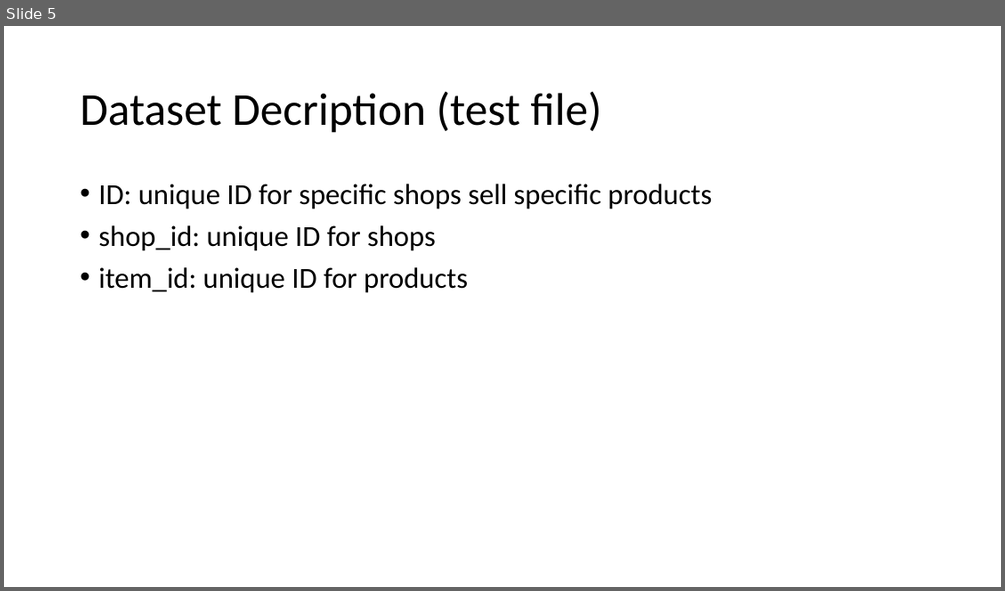
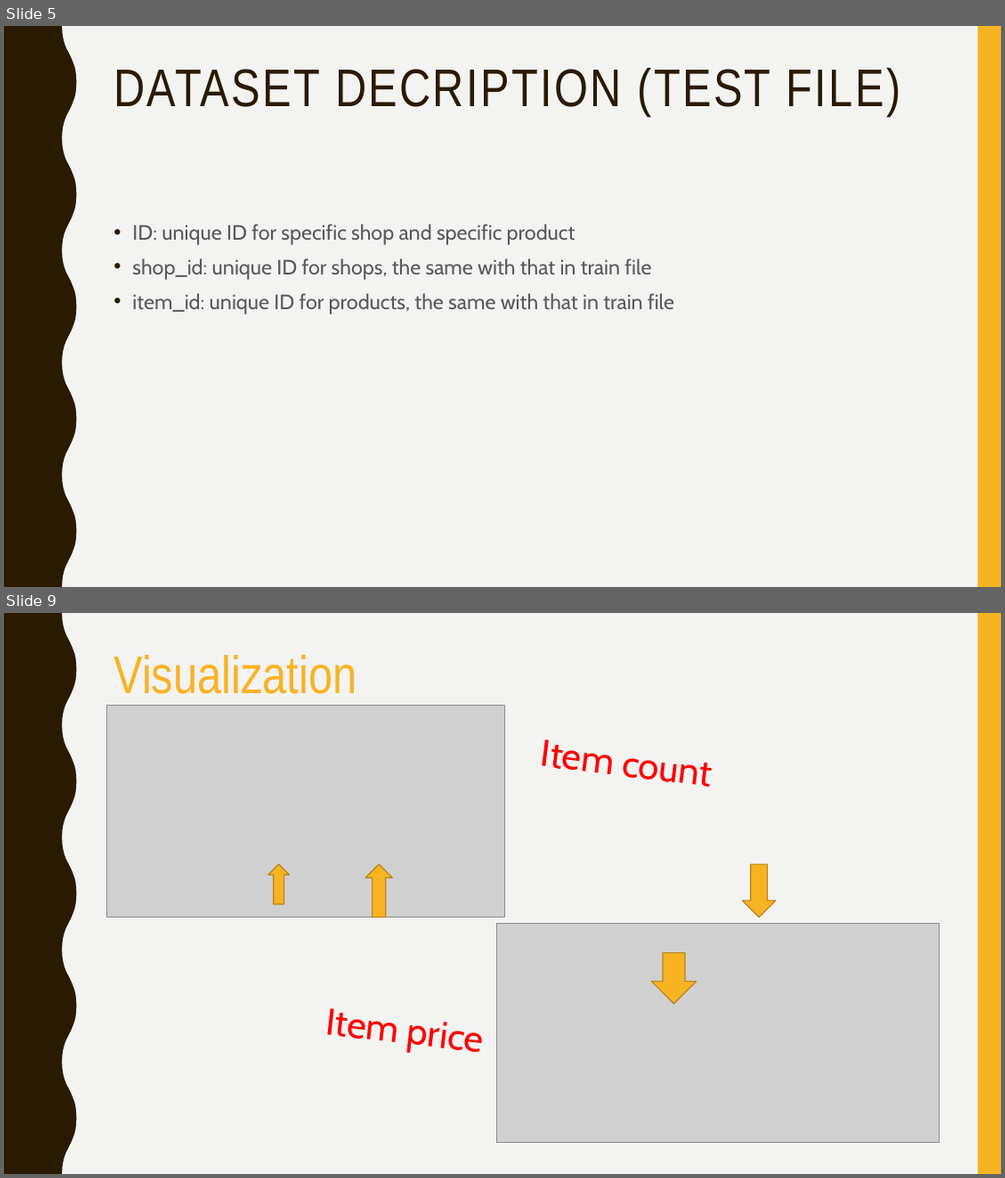
Before and after one commit to zex0023/Sale_Prediction, a slide deck: final_presentation.pptx. Shown one above the other, each under a label of ours: slide 5 before the commit, slides 5 and 9 after it; the slides between them are not shown. The pictures are 1005x591 and 1005x1178 pixels, drawn with LibreOffice and Linux fonts; fonts in the diff are those of the drawing; grey boxes stand for pictures. Boxes give left, top, right and bottom in pixels: in the first picture for what was removed or moved away, otherwise in the second. Text is boxed around its words. In the diff, an @@ line names an element or a change of style, - is before the commit and + after.

```diff
--- a/final_presentation.pptx
+++ b/final_presentation.pptx
@@ slide 9 added at (x1=4, y1=613, x2=1001, y2=1174), background #F3F3F2; not listed: 2 template elements that a slide beside it also shows @@
@@ title added at (x1=113, y1=655, x2=356, y2=694), 51 pt, text #F8B323 @@
+Visualization
@@ picture added at (x1=106, y1=705, x2=504, y2=916) @@
@@ text added at (x1=540, y1=739, x2=613, y2=774), 36 pt, text #FF0000 @@
+Item count
@@ up arrow added at (x1=268, y1=864, x2=289, y2=904), fill #F8B323, outline #B7841A 1 pt @@
@@ up arrow added at (x1=365, y1=864, x2=392, y2=917), fill #F8B323, outline #B7841A 1 pt @@
@@ down arrow added at (x1=742, y1=864, x2=776, y2=917), fill #F8B323, outline #B7841A 1 pt @@
@@ picture added at (x1=497, y1=924, x2=938, y2=1143) @@
@@ down arrow added at (x1=652, y1=952, x2=696, y2=1004), fill #F8B323, outline #B7841A 1 pt @@
@@ text added at (x1=324, y1=1008, x2=483, y2=1053), 36 pt, text #FF0000 @@
+Item price
@@ slide 5 changed as well @@
@@ background #FFFFFF to #F3F3F2 @@
@@ freeform shape added at (x1=4, y1=26, x2=77, y2=587), fill #2A1A00 @@
@@ rectangle added at (x1=978, y1=26, x2=1001, y2=587), fill #F8B323 @@
@@ title "DATASET DECRIPTION (TEST FILE)" at (x1=113, y1=68, x2=900, y2=116): vertical alignment middle to top @@
@@ title at (x1=113, y1=68, x2=900, y2=116): text changed; size 44 to 51 pt; font Calibri to Arial Narrow; text colour #000000 to #2A1A00 @@
-Dataset Decription (test file)
+DATASET DECRIPTION (TEST FILE)
@@ text at (x1=132, y1=224, x2=674, y2=314): text changed; size 28 to 20 pt; font Calibri to Cabin; text colour #000000 to #595959 @@
-• ID: unique ID for specific shops sell specific products
-• shop_id: unique ID for shops
-• item_id: unique ID for products
+• ID: unique ID for specific shop and specific product
+• shop_id: unique ID for shops, the same with that in train file
+• item_id: unique ID for products, the same with that in train file
```
Also in this commit, not shown: 5 other slides changed, 8 other slides added, 5 slides removed, 3 other files.
